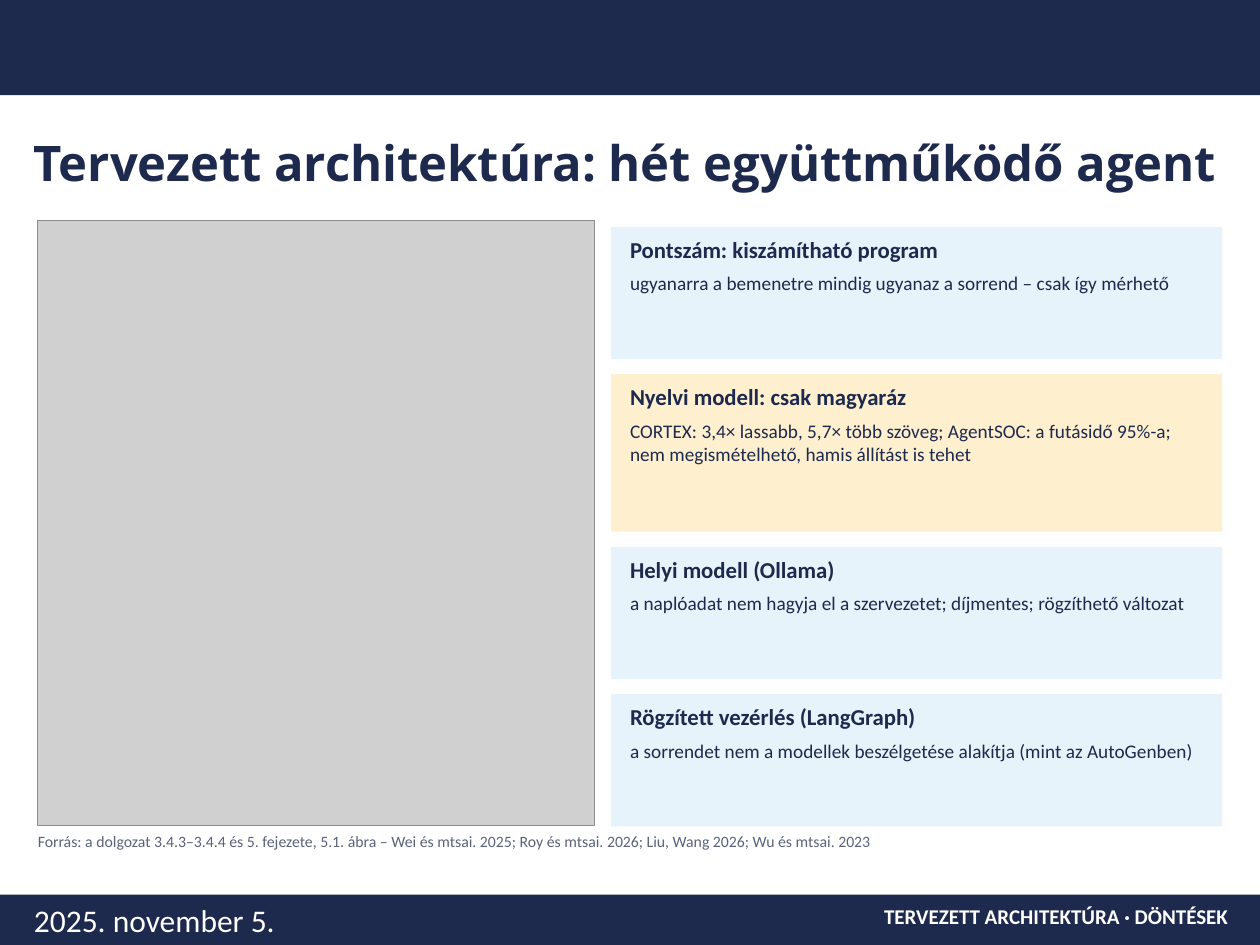
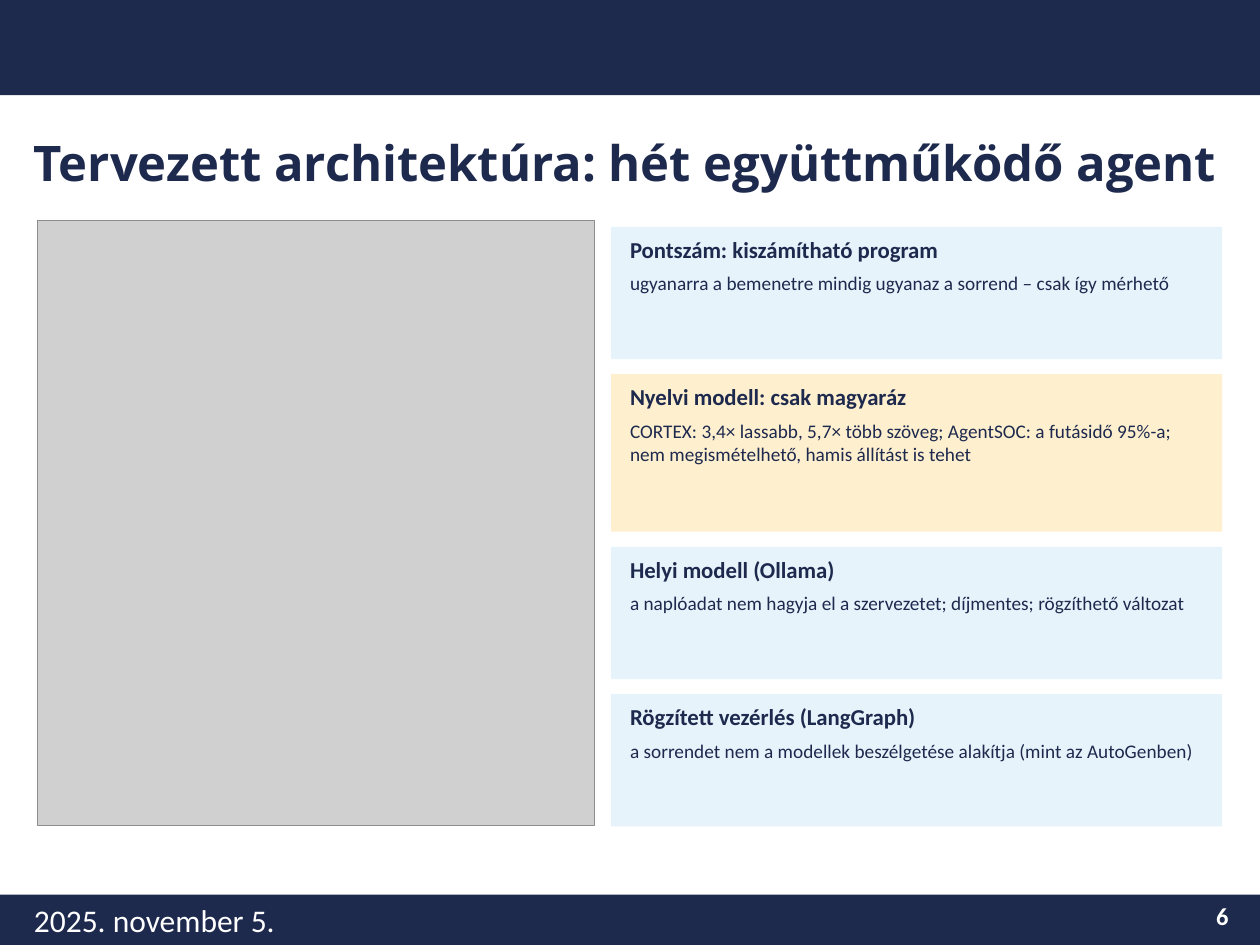
Before and after one commit to nagyjozsef0311/diplomamunka-alert-aggregation, a slide deck: slide 6 of docs/prezentaciok/dm2_beszamolo.pptx. Drawn at 1260x945 pixels with LibreOffice and Linux fonts; fonts in the diff are those of the drawing; grey boxes stand for pictures; background and template pictures are left out. Boxes give left, top, right and bottom in pixels: in the first picture for what was removed or moved away, otherwise in the second. Text is boxed around its words. In the diff, an @@ line names an element or a change of style, - is before the commit and + after.

```diff
--- a/docs/prezentaciok/dm2_beszamolo.pptx
+++ b/docs/prezentaciok/dm2_beszamolo.pptx
@@ text removed at box(38, 836, 870, 850) @@
-Forrás: a dolgozat 3.4.3–3.4.4 és 5. fejezete, 5.1. ábra – Wei és mtsai. 2025; Roy és mtsai. 2026; Liu, Wang 2026; Wu és mtsai. 2023
@@ text at box(1216, 908, 1228, 925): text changed; size 12 to 14 pt @@
-TERVEZETT ARCHITEKTÚRA · DÖNTÉSEK
+6
```
Also in this commit, not shown: 5 other slides changed, 1 slide added, 2 other files.
